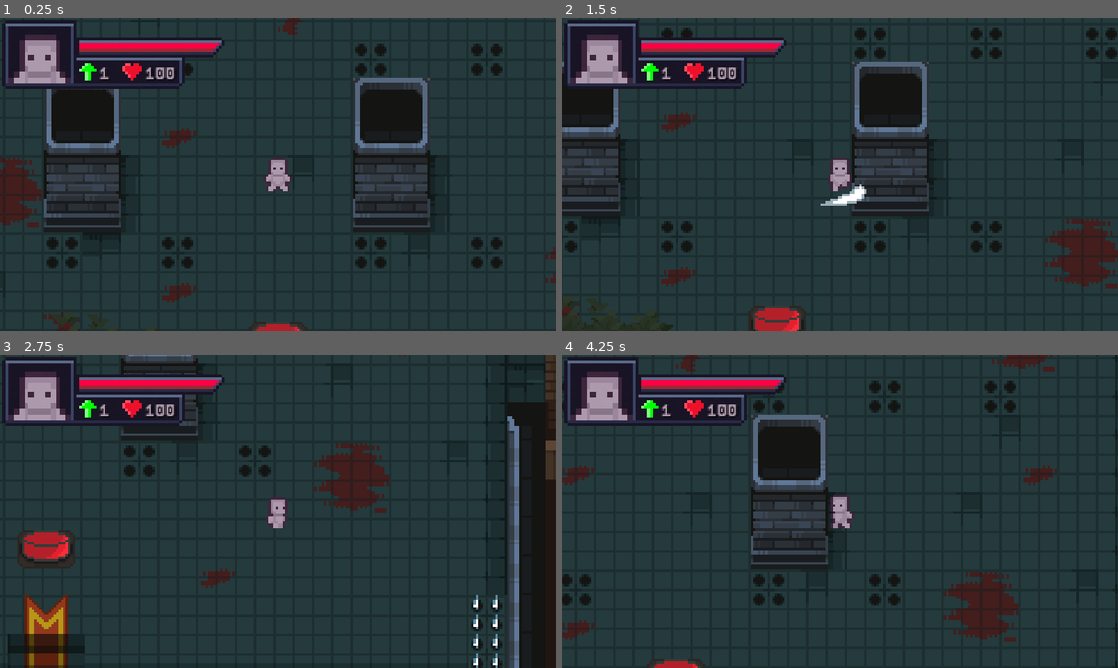
Above: before the commit, frames 1-4 (two rows, left to right).
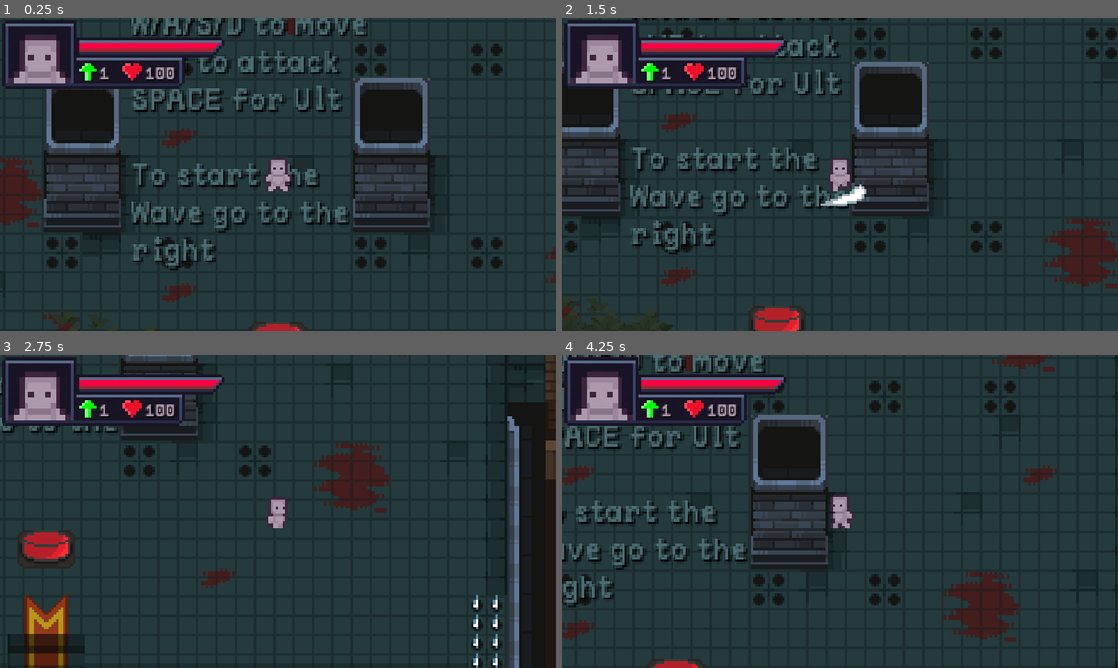
Above: after the commit, the same moments.

Repository: kyndlm/gamejam-loop
Game: Godot game, scene res://Scenes/universe.tscn
The game is run twice, just before and just after one commit, with the same random seed, the same clock (stepped at 60 frames per second) and the same inputs.
Inputs (mouse positions are in pixels of both pictures, inside the frame that each line leads up to):
- Up to frame 1 (0.25 s): no input
- Up to frame 2 (1.5 s): move the mouse to (962, 158) at 0.52 s; hold D (right) 0.53-1.28 s; click (962, 158) at 0.6 s; move the mouse to (728, 190) at 1.27 s; hold S (down) from 1.28 s (still down); click (728, 190) at 1.35 s
- Up to frame 3 (2.75 s): move the mouse to (333, 442) at 2.02 s; release S (down) at 2.03 s; hold D (right) from 2.03 s (still down); tap Space (ult) at 2.1 s; click (333, 442) at 2.3 s
- Up to frame 4 (4.25 s): move the mouse to (812, 574) at 2.77 s; release D (right) at 2.78 s; hold W (up) 2.78-3.53 s; click (812, 574) at 2.85 s; move the mouse to (1006, 558) at 3.52 s; hold A (left) from 3.53 s (still down); click (1006, 558) at 3.6 s

The runs differ from the first frame. In frame 1, 6.2% of the frame differs, in the area x 23-67%, y 0-81%; in frame 2, 4.2%; in frame 3, 0.3%; in frame 4, 4.1%.

Commit message:
Final GameJam Version

Diff:
--- a/Game/Scenes/universe.tscn
+++ b/Game/Scenes/universe.tscn
@@ -8,6 +8,7 @@
 [ext_resource type="PackedScene" uid="uid://b684chv1exram" path="res://Scenes/reset_button.tscn" id="6_o6oia"]
 [ext_resource type="PackedScene" uid="uid://cisgfditt5o0l" path="res://Scenes/Maps/StartDoor.tscn" id="6_ol4le"]
 [ext_resource type="PackedScene" path="res://Scenes/Maps/tile_map_layer_doors.tscn" id="8_m8evn"]
+[ext_resource type="FontFile" uid="uid://beth0v6bcjbjr" path="res://Assets/Fonts/PeaberryBase.ttf" id="8_o4xyu"]
 [ext_resource type="AudioStream" uid="uid://by87u27jsmdtv" path="res://Assets/Sounds/SLOWER-TEMPO2019-12-09_-_Retro_Forest_-_David_Fesliyan.mp3" id="9_0pc6a"]
 
 [node name="Universe" type="Node2D"]
@@ -43,6 +44,24 @@
 
 [node name="TileMapLayerProp" parent="World/TileMapLayerMain" instance=ExtResource("3_7vtxy")]
 
+[node name="Label" type="Label" parent="World/TileMapLayerMain/TileMapLayerProp"]
+offset_left = -749.0
+offset_top = -540.0
+offset_right = -616.0
+offset_bottom = -465.0
+scale = Vector2(0.739007, 0.762786)
+theme_override_colors/font_color = Color(0.299543, 0.429418, 0.444714, 1)
+theme_override_colors/font_shadow_color = Color(0, 0, 0, 1)
+theme_override_colors/font_outline_color = Color(1, 1, 1, 1)
+theme_override_fonts/font = ExtResource("8_o4xyu")
+text = "W/A/S/D to move
+LMB to attack
+SPACE for Ult
+
+To start the
+Wave go to the
+right"
+
 [node name="TileMapLayerDoors" parent="World/TileMapLayerMain" instance=ExtResource("8_m8evn")]
 
 [node name="SpawnArea2" parent="World" instance=ExtResource("2_7oqr4")]
--- a/Game/Scripts/GameManagement/GameManager.gd
+++ b/Game/Scripts/GameManagement/GameManager.gd
@@ -59,6 +59,7 @@
 	player.add_exp(1)
 	setLevelBar(player.get_lvl())
 	pass
+
 func enemyKilledLevelMult():
 	score += level+1
 	pass
--- a/Game/Scripts/Ghosts/Replay.gd
+++ b/Game/Scripts/Ghosts/Replay.gd
@@ -59,7 +59,7 @@
 
 func reverseCheck():
 	if reverseStart == 0 and reverseActions.size() > 0:
-		reverseStart = Time.get_ticks_msec() + reverseActions.front().getTimeStamp() / 2
+		reverseStart = Time.get_ticks_msec() + reverseActions.front().getTimeStamp() / 8
 
 	if reverseActions.size() <= 0:
 		isReversing = false
@@ -71,7 +71,7 @@
 			print("StartDoor ist nicht gesetzt!")
 
 	else:
-		if reverseActions.front().getTimeStamp() / 2 >= reverseStart - Time.get_ticks_msec():
+		if reverseActions.front().getTimeStamp() / 8 >= reverseStart - Time.get_ticks_msec():
 			reverseActions.front().setReverseExecutor(player)
 			reverseActions.front().executeReverse()
 			reverseActions.pop_front()
--- a/Game/Scripts/enemy.gd
+++ b/Game/Scripts/enemy.gd
@@ -124,9 +124,9 @@
 		pass
 
 func takeDamage():
-
 	health -= 1
 	if(health <= 0):
+		GameManager.enemyKilled()
 		self.queue_free()
 	pass
 
--- a/Game/Scripts/player.gd
+++ b/Game/Scripts/player.gd
@@ -212,6 +212,9 @@
 	return exp
 func add_exp(value: int):
 	exp += value
+	print(exp, exp_until_lvlup)
+	if(exp >= exp_until_lvlup):
+		lvl_up_player()
 	pass
 func get_exp_until_lvlup() -> float:
 	return exp_until_lvlup
--- a/Game/project.godot
+++ b/Game/project.godot
@@ -90,3 +90,4 @@
 [rendering]
 
 textures/canvas_textures/default_texture_filter=0
+textures/vram_compression/import_etc2_astc=true
Not shown: 1 places in Game/Scenes/universe.tscn that only renumber resources
Not shown, changed: .DS_Store
Not shown, changed: Game/.DS_Store
